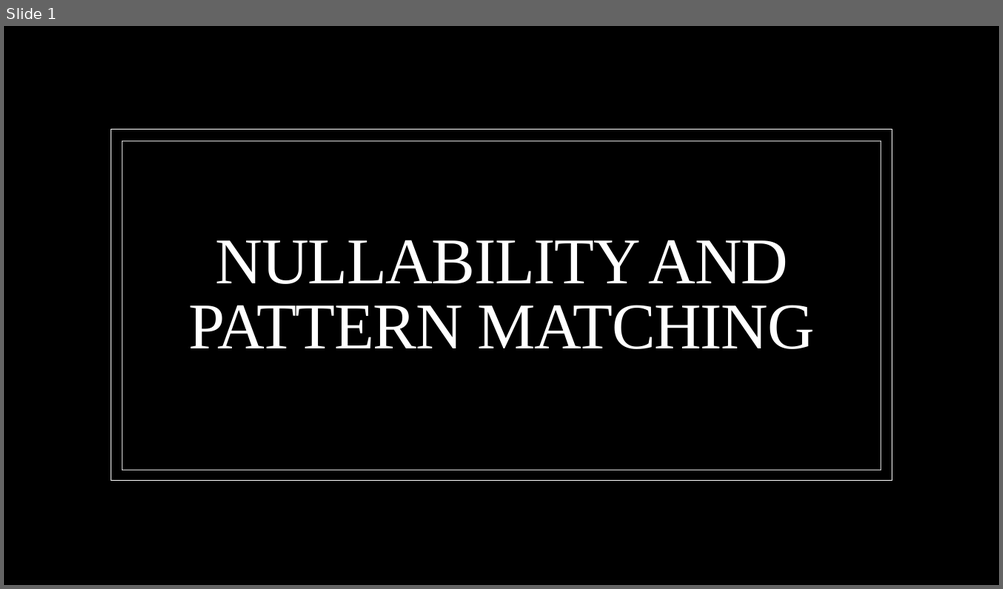
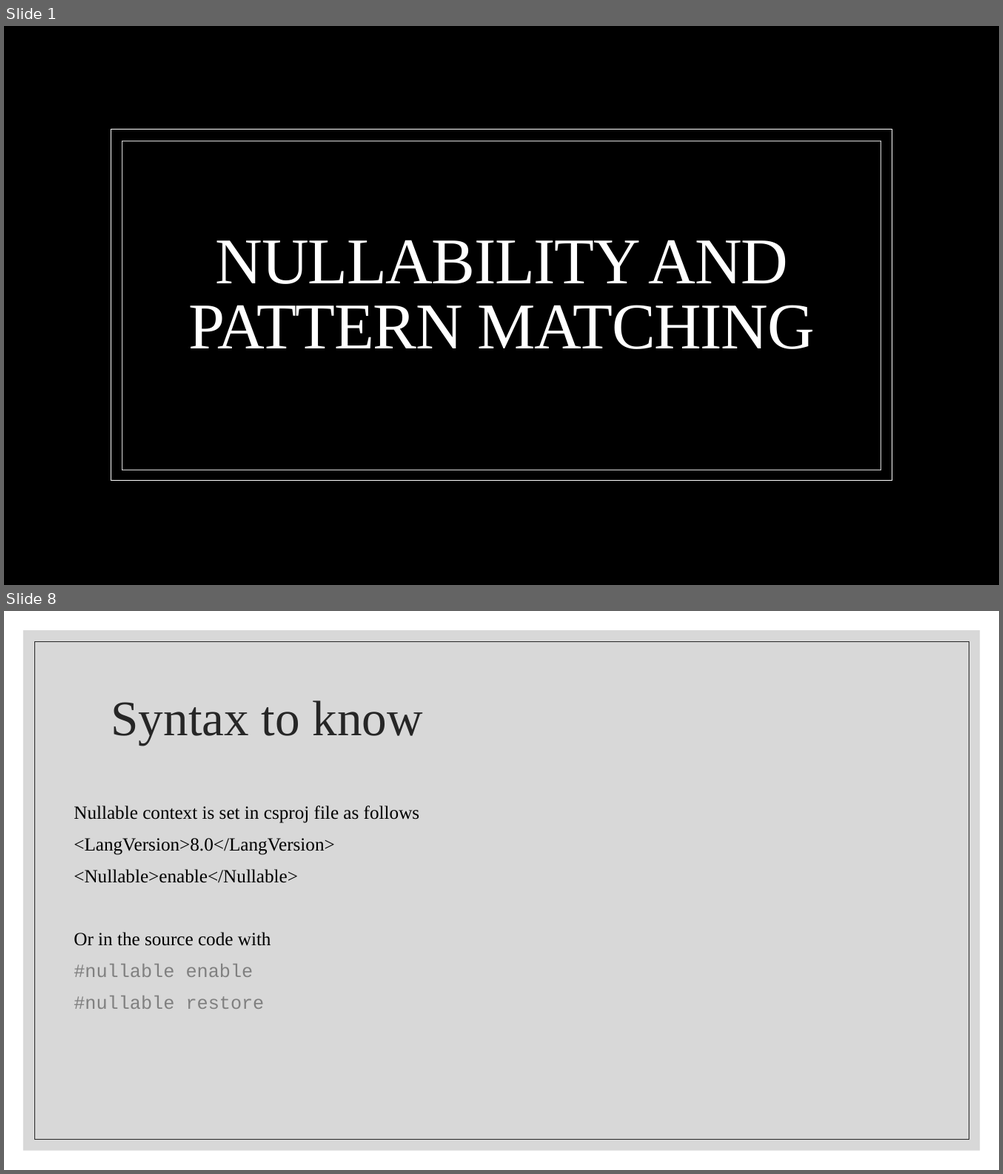
Before and after one commit to BenjaminMichaelis/Lectures, a slide deck: Nullability and Pattern Matching.pptx. Shown one above the other, each under a label of ours: slide 1 before the commit, slides 1 and 8 after it; the slides between them are not shown. The pictures are 1003x589 and 1003x1174 pixels, drawn with LibreOffice and Linux fonts; fonts in the diff are those of the drawing; background and template pictures are left out. Boxes give left, top, right and bottom in pixels: in the first picture for what was removed or moved away, otherwise in the second. Text is boxed around its words. In the diff, an @@ line names an element or a change of style, - is before the commit and + after.

```diff
--- a/Nullability and Pattern Matching.pptx
+++ b/Nullability and Pattern Matching.pptx
@@ slide 8 added at box(4, 611, 999, 1170), background #FFFFFF @@
@@ rectangle added at box(23, 630, 980, 1151), fill #BFBFBF at 60% opacity @@
@@ rectangle added at box(34, 641, 969, 1140), outline #262626 0.5 pt @@
@@ title added at box(111, 701, 423, 744), 48 pt, text #262626 @@
+Syntax to know
@@ text added at box(74, 806, 420, 1009), 18 pt, text #000000 @@
+Nullable context is set in csproj file as follows
+<LangVersion>8.0</LangVersion>
+<Nullable>enable</Nullable>
+Or in the source code with
+#nullable enable
+#nullable restore
```
Also in this commit, not shown: 10 other slides added, 1 slide removed, 2 other files.
